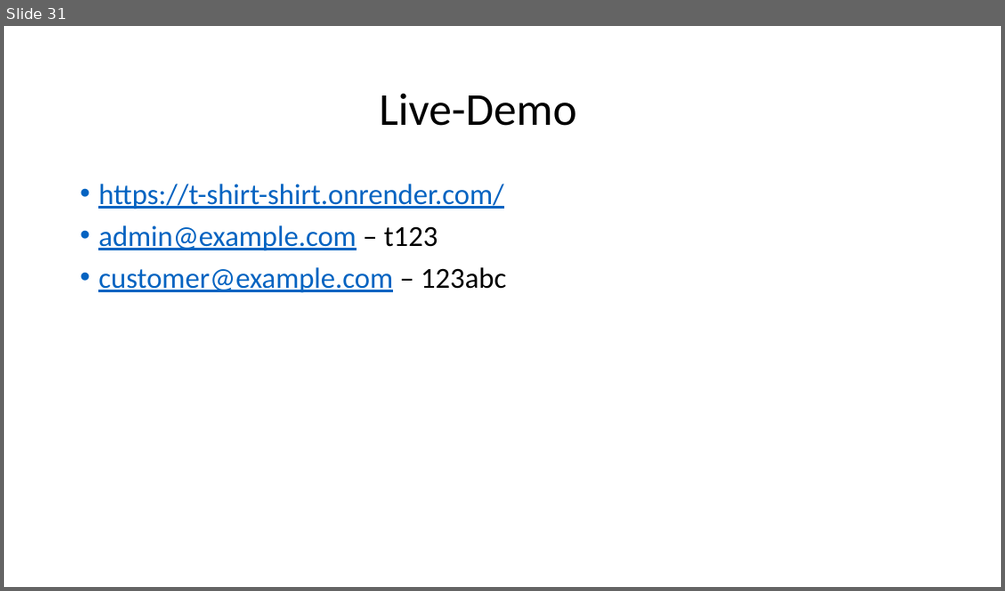
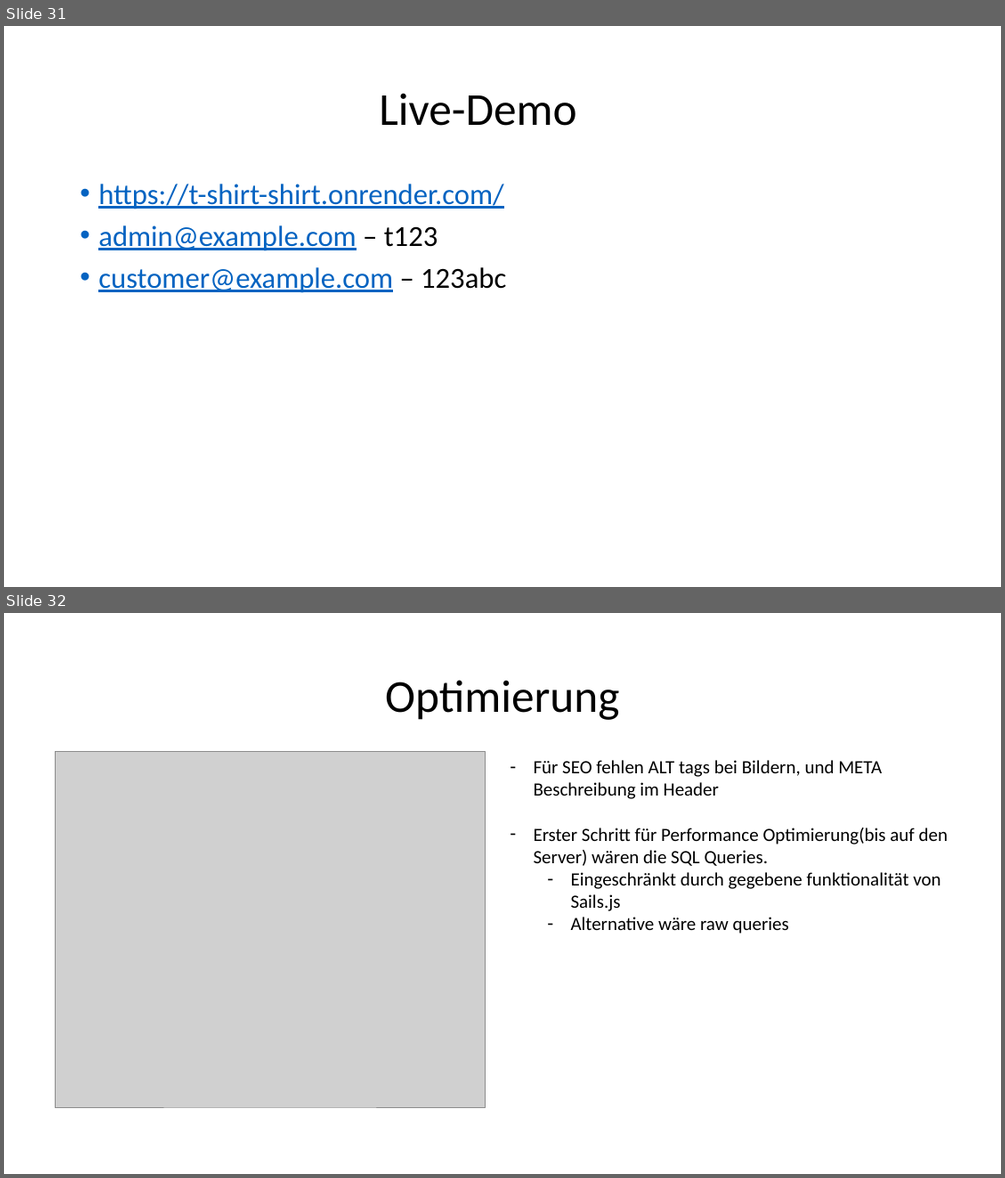
Before and after one commit to Sprayer115/render, a slide deck: Zusatz_Material/Web-Technologie.pptx. Shown one above the other, each under a label of ours: slide 31 before the commit, slides 31 and 32 after it. The pictures are 1005x591 and 1005x1178 pixels, drawn with LibreOffice and Linux fonts; fonts in the diff are those of the drawing; grey boxes stand for pictures. Boxes give left, top, right and bottom in pixels: in the first picture for what was removed or moved away, otherwise in the second. Text is boxed around its words. In the diff, an @@ line names an element or a change of style, - is before the commit and + after.

Commit message:
pp

```diff
--- a/Zusatz_Material/Web-Technologie.pptx
+++ b/Zusatz_Material/Web-Technologie.pptx
@@ slide 32 added at [4, 613, 1001, 1174], background #FFFFFF @@
@@ title added at [385, 680, 619, 720], 44 pt, text #000000 @@
+Optimierung
@@ picture added at [56, 751, 485, 1107] @@
@@ text added at [534, 760, 947, 933], 18 pt, text #000000 @@
+– Für SEO fehlen ALT tags bei Bildern, und META Beschreibung im Header
+– Erster Schritt für Performance Optimierung(bis auf den Server) wären die SQL Queries.
+  – Eingeschränkt durch gegebene funktionalität von Sails.js
+  – Alternative wäre raw queries
```
